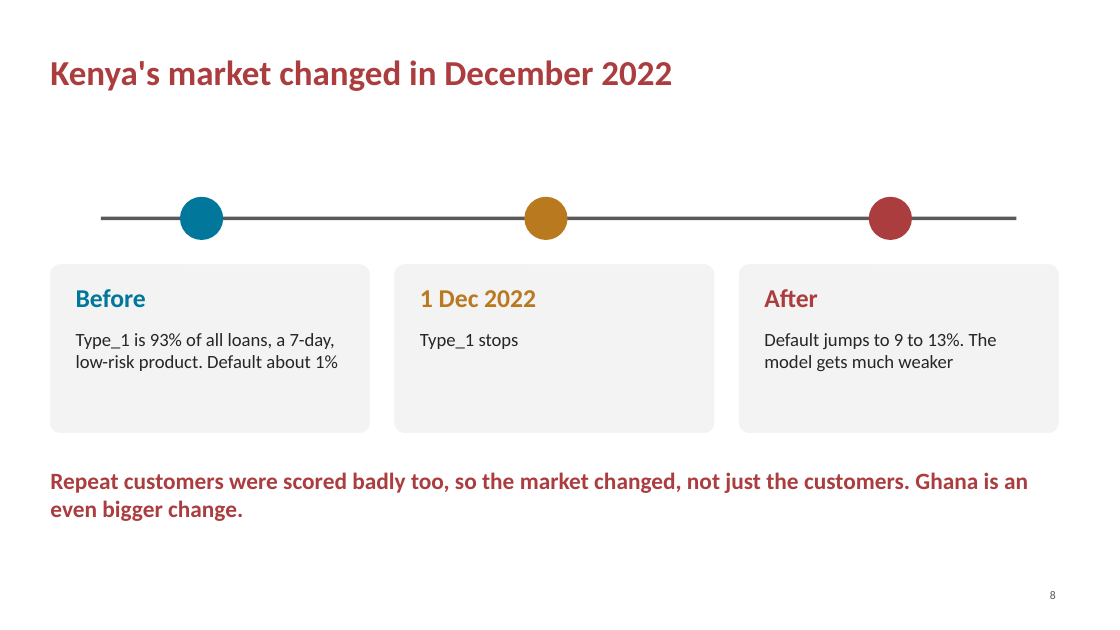
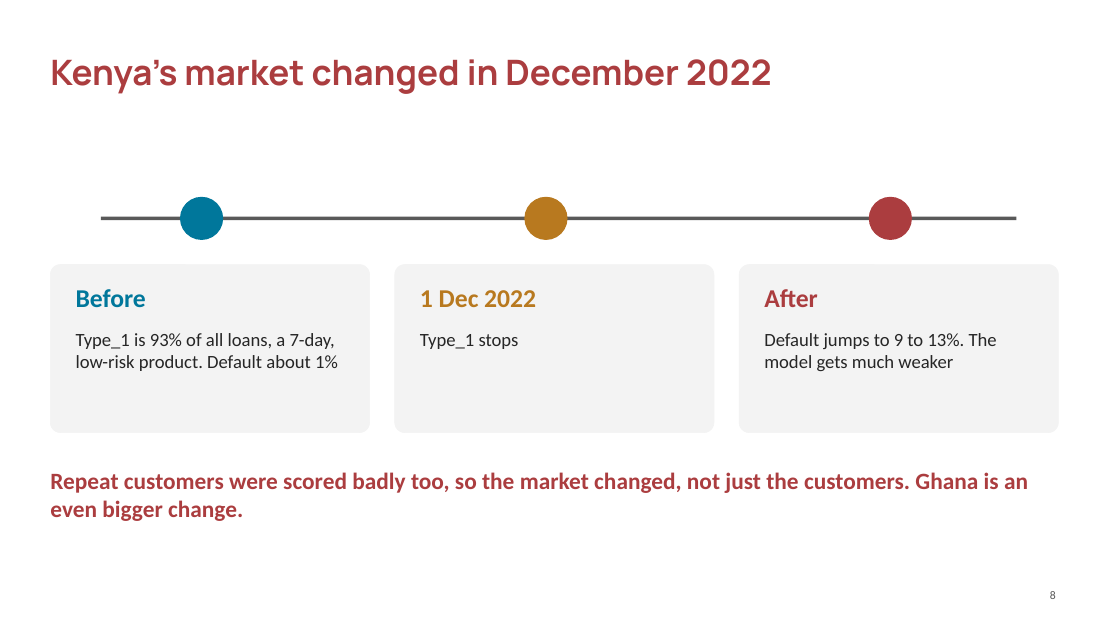
Before and after one commit to ASU-MICS-2028/mle-group-3-prosit-2, a slide deck: slide 8 of slides/NkwaPay_Debrief_Present.pptx. Drawn at 1120x630 pixels with LibreOffice and Linux fonts; fonts in the diff are those of the drawing; background and template pictures are left out. Boxes give left, top, right and bottom in pixels: in the first picture for what was removed or moved away, otherwise in the second. Text is boxed around its words. In the diff, an @@ line names an element or a change of style, - is before the commit and + after.

```diff
--- a/slides/NkwaPay_Debrief_Present.pptx
+++ b/slides/NkwaPay_Debrief_Present.pptx
@@ title "Kenya's market changed in December ..." at (50,59,771,94): font Calibri to Manrope @@
```
Also in this commit, not shown: 17 other slides changed.
